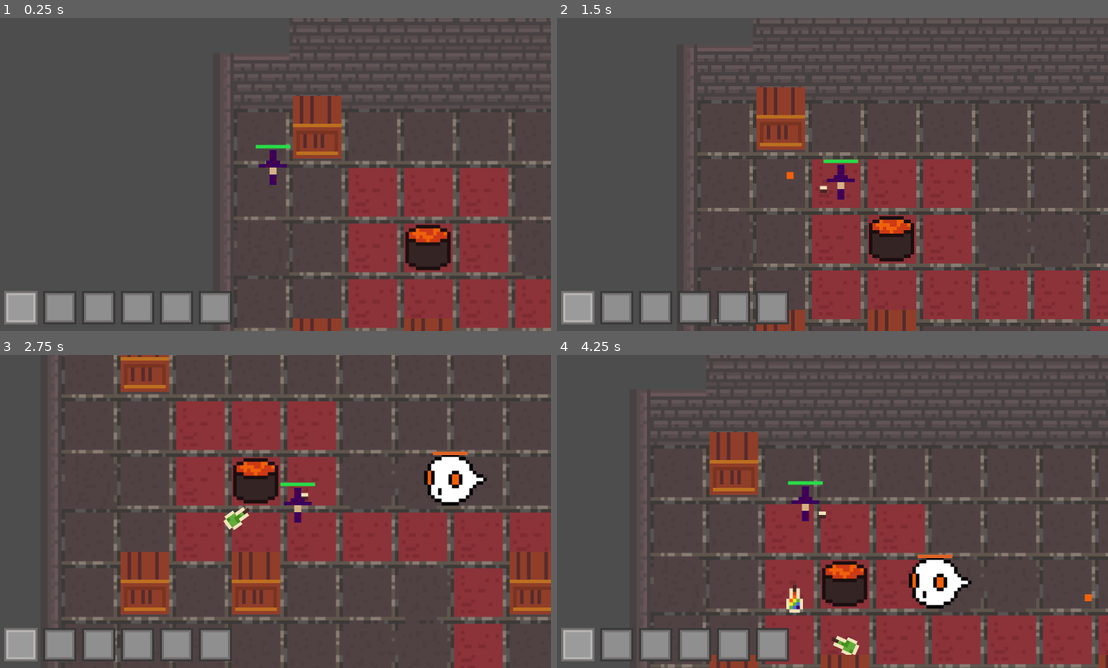
Above: before the commit, frames 1-4 (two rows, left to right).
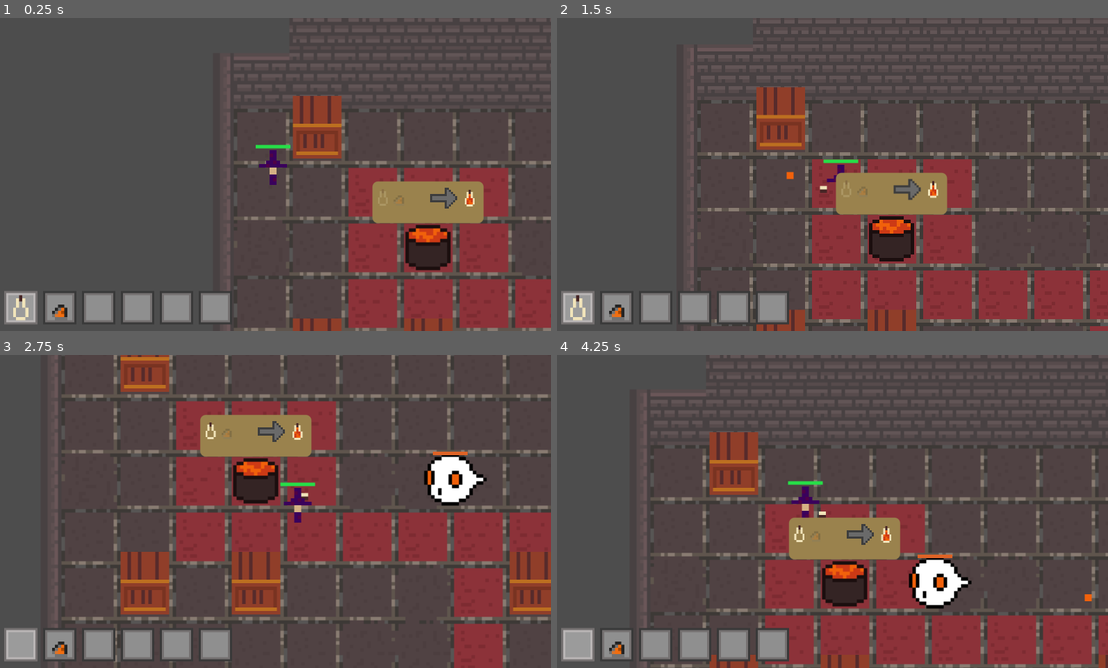
Above: after the commit, the same moments.

Repository: chluebi/ludum-dare-58
Game: Godot game, scene res://main.tscn
Two runs of this game, one before a commit and one after it. Both use one fixed random seed, a clock stepped at 60 frames per second and the inputs below. Sound files missing from this copy of the repository are replaced by a short silence.
Inputs (mouse positions are in pixels of both pictures, inside the frame that each line leads up to):
- Up to frame 1 (0.25 s): no input
- Up to frame 2 (1.5 s): tap Enter at 0.5 s; move the mouse to (953, 158) at 0.52 s; hold D (move_right) 0.53-1.28 s; hold F (drink) 0.53-1.28 s; move the mouse to (716, 190) at 1.27 s; hold S (move_down) from 1.28 s (still down); click (716, 190) at 1.35 s
- Up to frame 3 (2.75 s): move the mouse to (330, 442) at 2.02 s; release S (move_down) at 2.03 s; hold D (move_right) from 2.03 s (still down); tap Q (throw) at 2.1 s
- Up to frame 4 (4.25 s): move the mouse to (804, 574) at 2.77 s; release D (move_right) at 2.78 s; hold W (move_up) 2.78-3.53 s; tap F (drink) at 2.85 s; move the mouse to (997, 558) at 3.52 s; press the mouse at (997, 558) at 3.53 s; hold A (move_left) from 3.53 s (still down)

The runs differ from the first frame. In frame 1, 2.9% of the frame differs, in the area x 2-88%, y 52-97%; in frame 2, 2.9%; in frame 3, 3.0%; in frame 4, 3.2%, in the area x 9-63%, y 51-97%.

Commit message:
brewing according to recipes

Diff:
--- a/cauldron.gd
+++ b/cauldron.gd
@@ -1,23 +1,110 @@
 extends StaticBody2D
 
 const POTION_DISTANCE = 150
-const POTION_INTERVAL = 2.0
 const POTION_SCENE = preload("res://potion_pickup.tscn")
-var timer = 0
+
 
 
 @onready var player = $"../player"
+@onready var recipe = $Recipe
+
+var empty_in = false
+
+var ingredient1_type = Constants.item_type.empty
+var ingredient1_in = false
+
+var recipe_has_ingredient2 = false
+var ingredient2_type = Constants.item_type.empty
+var ingredient2_in = false
+
+var result_type = Constants.item_type.empty
+var brew_time = 0
+
+var brewing = false
+var timer = 0
+
+func _ready() -> void:
+	$CollectionRange.body_entered.connect(collect_item)
+
+func collect_item(body):
+	print('collect item', body)
+	if brewing:
+		return
+
+	if "type" in body:
+		if !empty_in and body.type == Constants.item_type.empty:
+			empty_in = true
+			body.queue_free()
+			update_recipe_ui()
+			return
+
+		if !ingredient1_in and body.type == ingredient1_type:
+			ingredient1_in = true
+			body.queue_free()
+			update_recipe_ui()
+			return
+
+		if recipe_has_ingredient2 and !ingredient2_in and body.type == ingredient2_type:
+			ingredient2_in = true
+			body.queue_free()
+			update_recipe_ui()
+			return
+
+func setup(
+	set_ingredient1_type: Constants.item_type,
+	set_recipe_has_ingredient2: bool,
+	set_ingredient2_type: Constants.item_type,
+	set_result_type: Constants.item_type,
+	set_brew_time: float):
+
+	ingredient1_type = set_ingredient1_type
+	recipe_has_ingredient2 = set_recipe_has_ingredient2
+	ingredient2_type = set_ingredient2_type
+	result_type = set_result_type
+	brew_time = set_brew_time
+
+	update_recipe_ui()
+
+
+func update_recipe_ui():
+	if empty_in and ingredient1_in and (!recipe_has_ingredient2 or ingredient2_in):
+		brewing = true
+		timer = 0
+	else:
+		brewing = false
+
+	$Recipe.setup(empty_in,
+		ingredient1_type, ingredient1_in,
+		recipe_has_ingredient2,
+		ingredient2_type, ingredient2_in,
+		result_type,
+		brew_time)
 
 func spawn_potion():
 	var r = randf_range(-PI, PI)
 	var pot = POTION_SCENE.instantiate()
-	pot.set_potion_type(Constants.random_potion())
+	pot.set_potion_type(result_type)
 	pot.position = Vector2.from_angle(r) * POTION_DISTANCE + position
-	#pot.body_entered.connect(player.on_pickup)
 	get_parent().add_child(pot)
 
 func _process(delta: float) -> void:
-	timer += delta
-	if timer >= POTION_INTERVAL:
-		spawn_potion()
-		timer -= POTION_INTERVAL
+	if brewing:
+		timer += delta
+		if timer >= brew_time:
+			spawn_potion()
+
+			timer = 0
+
+			empty_in = false
+			ingredient1_in = false
+			ingredient2_in = false
+			brewing = false
+
+			$Recipe.setup(empty_in,
+				ingredient1_type, ingredient1_in,
+				recipe_has_ingredient2,
+				ingredient2_type, ingredient2_in,
+				result_type,
+				brew_time)
+
+	recipe.move_to(position.x, position.y)
--- a/cauldron.tscn
+++ b/cauldron.tscn
@@ -1,7 +1,8 @@
-[gd_scene load_steps=5 format=3 uid="uid://wmwgnv10gs56"]
+[gd_scene load_steps=7 format=3 uid="uid://wmwgnv10gs56"]
 
 [ext_resource type="Script" uid="uid://digbukh8ije7" path="res://cauldron.gd" id="1_0t22i"]
 [ext_resource type="Texture2D" uid="uid://bfygts20gb638" path="res://big-sheet.png" id="1_5qdwy"]
+[ext_resource type="PackedScene" uid="uid://d0emiyo3ie8fq" path="res://recipe.tscn" id="3_q3ljf"]
 
 [sub_resource type="AtlasTexture" id="AtlasTexture_0t22i"]
 atlas = ExtResource("1_5qdwy")
@@ -10,7 +11,10 @@
 [sub_resource type="RectangleShape2D" id="RectangleShape2D_mo0jf"]
 size = Vector2(12.800003, 12.700002)
 
+[sub_resource type="CircleShape2D" id="CircleShape2D_q3ljf"]
+
 [node name="cauldron" type="StaticBody2D" groups=["static_obstacles"]]
+position = Vector2(7.6293945e-06, 7.6293945e-06)
 scale = Vector2(10, 10)
 script = ExtResource("1_0t22i")
 metadata/_edit_group_ = true
@@ -21,6 +25,16 @@
 region_rect = Rect2(0, 0, 13, 13)
 
 [node name="CollisionShape2D" type="CollisionShape2D" parent="."]
-position = Vector2(-3.8146962e-07, 0.049999993)
+position = Vector2(-7.629394e-07, -7.599592e-07)
 scale = Vector2(0.99999976, 0.99999976)
 shape = SubResource("RectangleShape2D_mo0jf")
+
+[node name="Recipe" parent="." instance=ExtResource("3_q3ljf")]
+follow_viewport_enabled = true
+
+[node name="CollectionRange" type="Area2D" parent="."]
+position = Vector2(-7.629394e-07, -7.629394e-07)
+collision_mask = 9
+
+[node name="CollisionShape2D" type="CollisionShape2D" parent="CollectionRange"]
+shape = SubResource("CircleShape2D_q3ljf")
--- /dev/null
+++ b/cauldron_manager.gd
@@ -0,0 +1,28 @@
+extends Node
+
+
+# Called when the node enters the scene tree for the first time.
+func _ready() -> void:
+	$"../Environment/cauldron".setup(
+		Constants.item_type.firestone,
+		false,
+		Constants.item_type.empty,
+		Constants.item_type.orange,
+		10.0
+	)
+
+	$"../Environment/cauldron2".setup(
+		Constants.item_type.bone,
+		true,
+		Constants.item_type.bone,
+		Constants.item_type.yellow,
+		15.0
+	)
+
+	$"../inventory_manager".pickup_item(Constants.item_type.empty)
+	$"../inventory_manager".pickup_item(Constants.item_type.firestone)
+
+
+# Called every frame. 'delta' is the elapsed time since the previous frame.
+func _process(delta: float) -> void:
+	pass
--- a/item_sprite.gd
+++ b/item_sprite.gd
@@ -10,7 +10,6 @@
 		var x = t * 4.0 + 0.1
 		region_rect = Rect2(x, 10.0, 4.8, 8.0)
 	else:
-		print("unknown")
 		var x = Constants.item_type.empty * 4.0 + 0.1
-		var y = (t - Constants.item_type.empty) * 8.0 + 0.1
+		var y = (t - Constants.item_type.empty) * 8.0 + 10.1
 		region_rect = Rect2(x, y, 4.9, 7.9)
--- a/main.tscn
+++ b/main.tscn
@@ -11,8 +11,9 @@
 [ext_resource type="PackedScene" uid="uid://coq16sep4c0sq" path="res://skullpile.tscn" id="8_ycdy4"]
 [ext_resource type="Script" uid="uid://b7tk7wyyonbao" path="res://effect_manager.gd" id="10_4c57u"]
 [ext_resource type="Script" uid="uid://tfuqtyafw6be" path="res://inventory_manager.gd" id="11_efxa6"]
-[ext_resource type="PackedScene" uid="uid://da6hjhpeubx5h" path="res://poison_trail.tscn" id="12_dg77c"]
+[ext_resource type="PackedScene" path="res://poison_trail.tscn" id="12_dg77c"]
 [ext_resource type="PackedScene" uid="uid://c21rcy2x0nae8" path="res://ghost.tscn" id="13_ycdy4"]
+[ext_resource type="Script" uid="uid://cfwmkj2ko26yv" path="res://cauldron_manager.gd" id="12_ycdy4"]
 
 [sub_resource type="TileSetAtlasSource" id="TileSetAtlasSource_5vw27"]
 texture = ExtResource("2_272bh")
@@ -100,4 +101,7 @@
 [node name="inventory_manager" type="Node" parent="."]
 script = ExtResource("11_efxa6")
 
+[node name="cauldron_manager" type="Node" parent="."]
+script = ExtResource("12_ycdy4")
+
 [node name="poison_trail" parent="." instance=ExtResource("12_dg77c")]
--- /dev/null
+++ b/recipe.gd
@@ -0,0 +1,59 @@
+extends CanvasLayer
+
+var brew_time = 10.0
+var current_brew_time = 0.0
+var brewing = false
+
+# Called when the node enters the scene tree for the first time.
+func _ready() -> void:
+	pass # Replace with function body.
+
+
+# Called every frame. 'delta' is the elapsed time since the previous frame.
+func _process(delta: float) -> void:
+	var bar = $Control/ProgressBar
+	if brewing:
+		current_brew_time += delta
+
+		bar.show()
+		bar.value = 100.0 * clampf(current_brew_time/brew_time, 0, 1)
+	else:
+		bar.hide()
+
+
+func move_to(x: float, y: float):
+	# because transform of Canvas Layer is set to 2
+	$Control.position = Vector2(x/2 - 80, (y-130)/2 - 30)
+
+func setup(
+	empty_in: bool,
+	ingredient1_type: Constants.item_type, ingredient1_in: bool,
+	recipe_has_ingredient2: bool,
+	ingredient2_type: Constants.item_type, ingredient2_in: bool,
+	result_type: Constants.item_type,
+	set_brew_time: float):
+
+	var empty = $Control/Empty
+	empty.set_item_type(Constants.item_type.empty)
+	empty.modulate = Color(empty.modulate.r, empty.modulate.g, empty.modulate.b, 1.0 if empty_in else 0.2)
+
+	var ingredient1 = $Control/Ingredient1
+	ingredient1.set_item_type(ingredient1_type)
+	ingredient1.modulate = Color(ingredient1.modulate.r, ingredient1.modulate.g, ingredient1.modulate.b, 1.0 if ingredient1_in else 0.2)
+
+	var ingredient2 = $Control/Ingredient2
+	if !recipe_has_ingredient2:
+		ingredient2.modulate = Color(ingredient2.modulate.r, ingredient2.modulate.g, ingredient2.modulate.b, 0)
+	else:
+		ingredient2.set_item_type(ingredient2_type)
+		ingredient2.modulate = Color(ingredient2.modulate.r, ingredient2.modulate.g, ingredient2.modulate.b, 1.0 if ingredient2_in else 0.2)
+
+	var result = $Control/Result
+	result.set_item_type(result_type)
+
+	if empty_in and ingredient1_in and (!recipe_has_ingredient2 or ingredient2_in):
+		brewing = true
+		brew_time = set_brew_time
+		current_brew_time = 0
+	else:
+		brewing = false
--- /dev/null
+++ b/recipe.tscn
@@ -0,0 +1,83 @@
+[gd_scene load_steps=7 format=3 uid="uid://d0emiyo3ie8fq"]
+
+[ext_resource type="Texture2D" uid="uid://ctn52h7ljwwp5" path="res://arrow.png" id="1_6eiay"]
+[ext_resource type="Script" uid="uid://cah73jfphe1hw" path="res://recipe.gd" id="1_43k02"]
+[ext_resource type="PackedScene" uid="uid://d281lsqavd45o" path="res://item_sprite.tscn" id="1_p6tcl"]
+
+[sub_resource type="StyleBoxFlat" id="StyleBoxFlat_p6tcl"]
+bg_color = Color(0.60192096, 0.5099987, 0.30167386, 1)
+corner_radius_top_left = 8
+corner_radius_top_right = 8
+corner_radius_bottom_right = 8
+corner_radius_bottom_left = 8
+
+[sub_resource type="StyleBoxFlat" id="StyleBoxFlat_43k02"]
+bg_color = Color(0.6108047, 0.5973683, 0.58841664, 1)
+corner_radius_top_left = 2
+corner_radius_top_right = 2
+corner_radius_bottom_right = 2
+corner_radius_bottom_left = 2
+corner_detail = 20
+
+[sub_resource type="StyleBoxFlat" id="StyleBoxFlat_k52ho"]
+bg_color = Color(0.3445084, 0.3499424, 0.34183627, 1)
+corner_radius_top_left = 2
+corner_radius_top_right = 2
+corner_radius_bottom_right = 2
+corner_radius_bottom_left = 2
+
+[node name="Recipe" type="CanvasLayer"]
+scale = Vector2(2, 2)
+transform = Transform2D(2, 0, 0, 2, 0, 0)
+script = ExtResource("1_43k02")
+
+[node name="Control" type="Control" parent="."]
+custom_minimum_size = Vector2(1.165, 0)
+layout_mode = 3
+anchors_preset = 0
+offset_left = -80.0
+offset_top = -30.0
+offset_right = 80.0
+offset_bottom = 30.0
+metadata/_edit_group_ = true
+
+[node name="ColorRect" type="Panel" parent="Control"]
+layout_mode = 1
+anchors_preset = 15
+anchor_right = 1.0
+anchor_bottom = 1.0
+grow_horizontal = 2
+grow_vertical = 2
+theme_override_styles/panel = SubResource("StyleBoxFlat_p6tcl")
+
+[node name="Empty" parent="Control" instance=ExtResource("1_p6tcl")]
+position = Vector2(15, 23)
+scale = Vector2(3, 3)
+
+[node name="Ingredient1" parent="Control" instance=ExtResource("1_p6tcl")]
+position = Vector2(38, 23)
+scale = Vector2(3, 3)
+
+[node name="Ingredient2" parent="Control" instance=ExtResource("1_p6tcl")]
+position = Vector2(61, 23)
+scale = Vector2(3, 3)
+
+[node name="Arrow" type="Sprite2D" parent="Control"]
+position = Vector2(101, 24)
+scale = Vector2(3, 3)
+texture = ExtResource("1_6eiay")
+
+[node name="Result" parent="Control" instance=ExtResource("1_p6tcl")]
+position = Vector2(139.99998, 24)
+scale = Vector2(3, 3)
+
+[node name="ProgressBar" type="ProgressBar" parent="Control"]
+layout_mode = 0
+offset_left = 4.0
+offset_top = 49.0
+offset_right = 152.0
+offset_bottom = 54.0
+theme_override_styles/background = SubResource("StyleBoxFlat_43k02")
+theme_override_styles/fill = SubResource("StyleBoxFlat_k52ho")
+step = 0.001
+show_percentage = false
Binary file added: arrow.png
Not shown, added: arrow.png.import
Binary file changed: big-sheet.png
Not shown, added: cauldron_manager.gd.uid
Not shown, added: recipe.gd.uid
